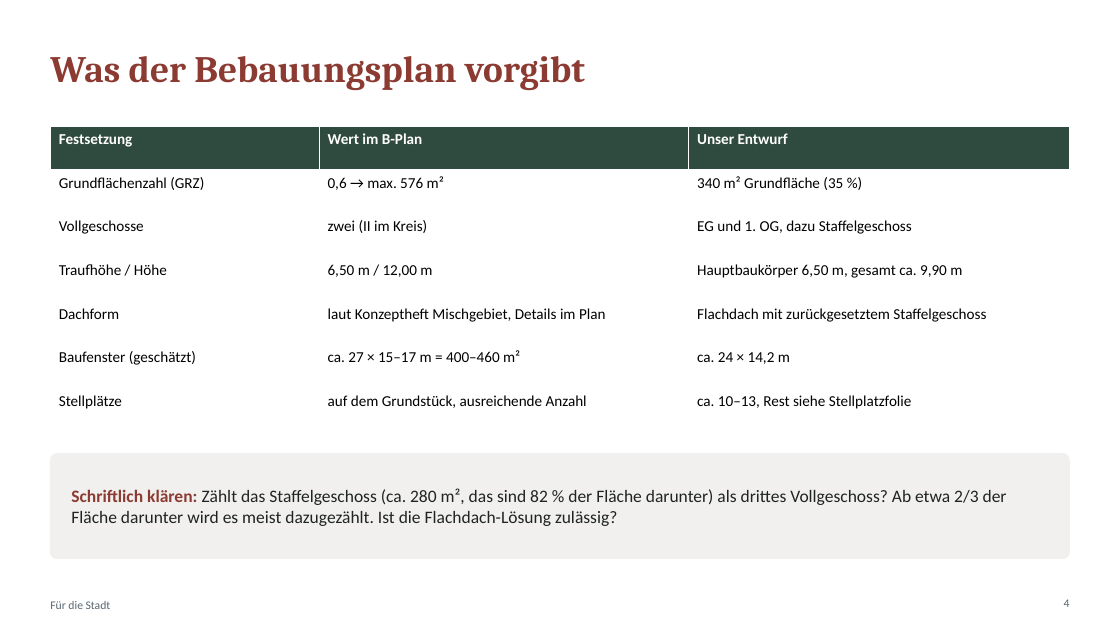
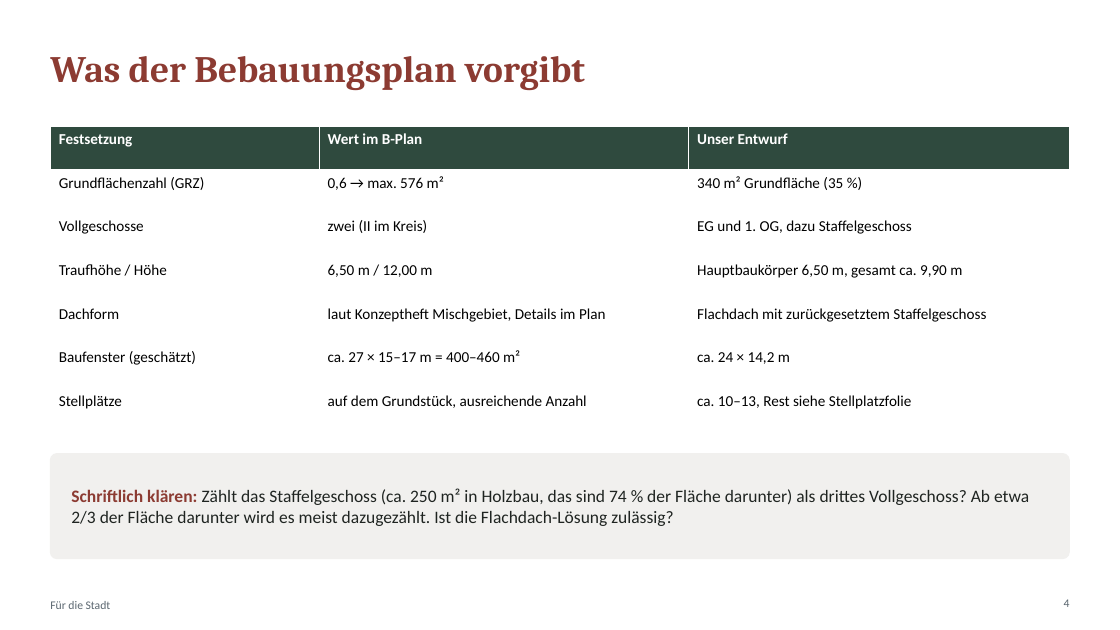
Before and after one commit to CartoonUsername/bau-projekt, a slide deck: slide 4 of praesentation/Neue-Mitte-Werlte_Baufeld3_6-Wohnungen_Gastro-EG.pptx. Drawn at 1120x630 pixels with LibreOffice and Linux fonts; fonts in the diff are those of the drawing. Boxes give left, top, right and bottom in pixels: in the first picture for what was removed or moved away, otherwise in the second. Text is boxed around its words. In the diff, an @@ line names an element or a change of style, - is before the commit and + after.

```diff
--- a/praesentation/Neue-Mitte-Werlte_Baufeld3_6-Wohnungen_Gastro-EG.pptx
+++ b/praesentation/Neue-Mitte-Werlte_Baufeld3_6-Wohnungen_Gastro-EG.pptx
@@ text at bbox=[71, 488, 1029, 526]: text changed @@
-Schriftlich klären: Zählt das Staffelgeschoss (ca. 280 m², das sind 82 % der Fläche darunter) als drittes Vollgeschoss? Ab etwa 2/3 der Fläche darunter wird es meist dazugezählt. Ist die Flachdach-Lösung zulässig?
+Schriftlich klären: Zählt das Staffelgeschoss (ca. 250 m² in Holzbau, das sind 74 % der Fläche darunter) als drittes Vollgeschoss? Ab etwa 2/3 der Fläche darunter wird es meist dazugezählt. Ist die Flachdach-Lösung zulässig?
```
Also in this commit, not shown: 15 other slides changed, 1 slide added, 13 other files.
